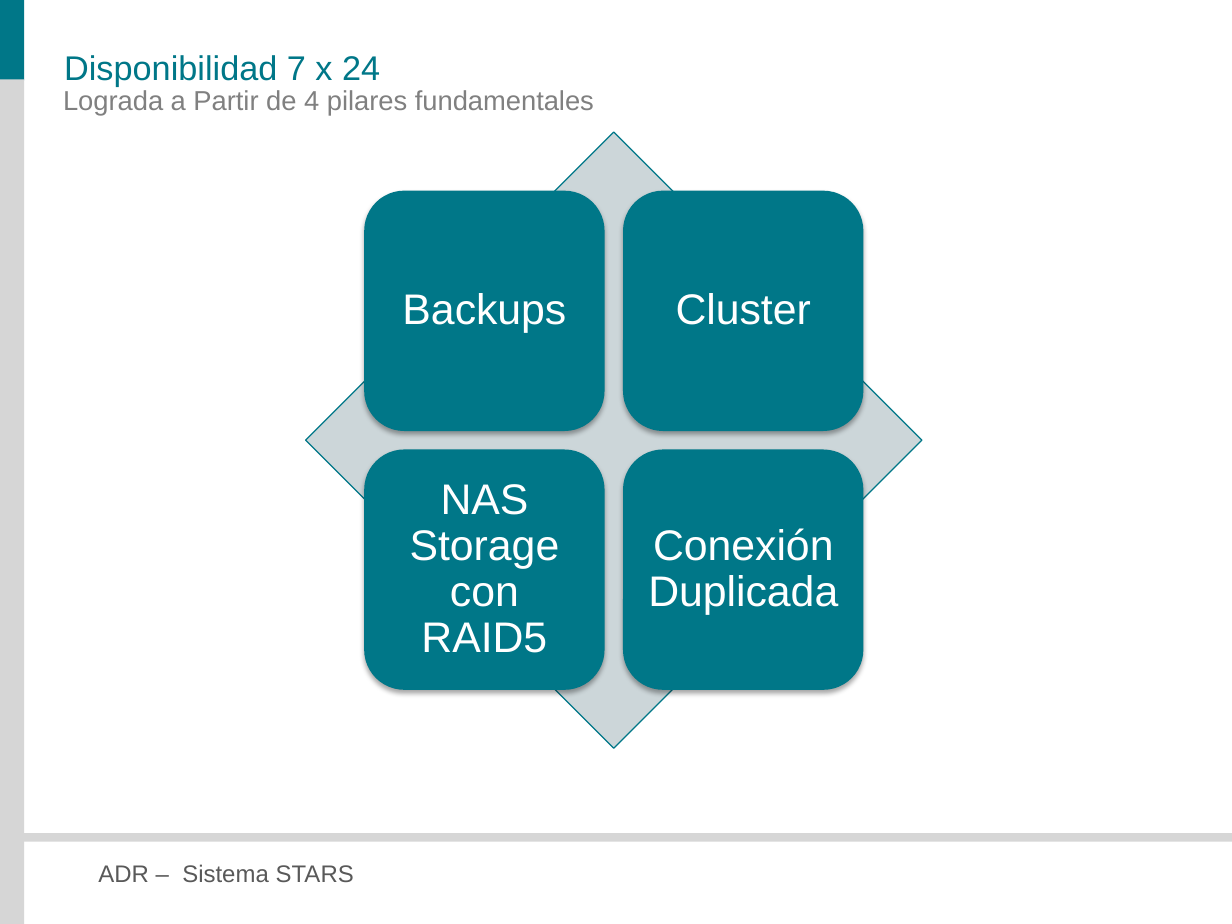
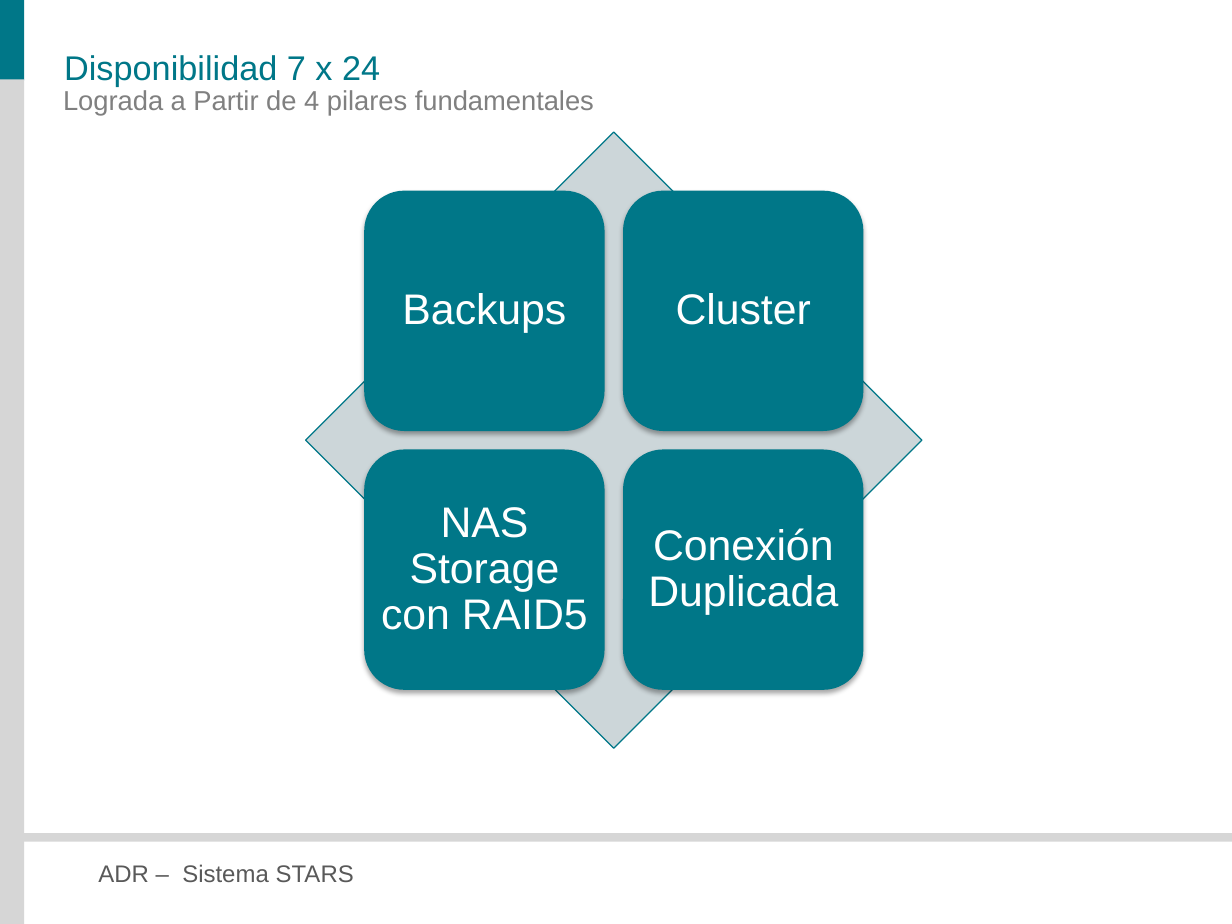
Before and after one commit to veritoreinoso/adr-2010, a slide deck: slide 16 of Presentacion.pptx. Drawn at 1232x924 pixels with LibreOffice and Linux fonts; fonts in the diff are those of the drawing. Boxes give left, top, right and bottom in pixels: in the first picture for what was removed or moved away, otherwise in the second. Text is boxed around its words. In the diff, an @@ line names an element or a change of style, - is before the commit and + after.

```diff
--- a/Presentacion.pptx
+++ b/Presentacion.pptx
@@ text "NAS Storage con RAID5" rewrapped from [410, 484, 560, 653] to [381, 507, 588, 630] @@
```
Also in this commit, not shown: 11 other slides changed, 3 other files.
